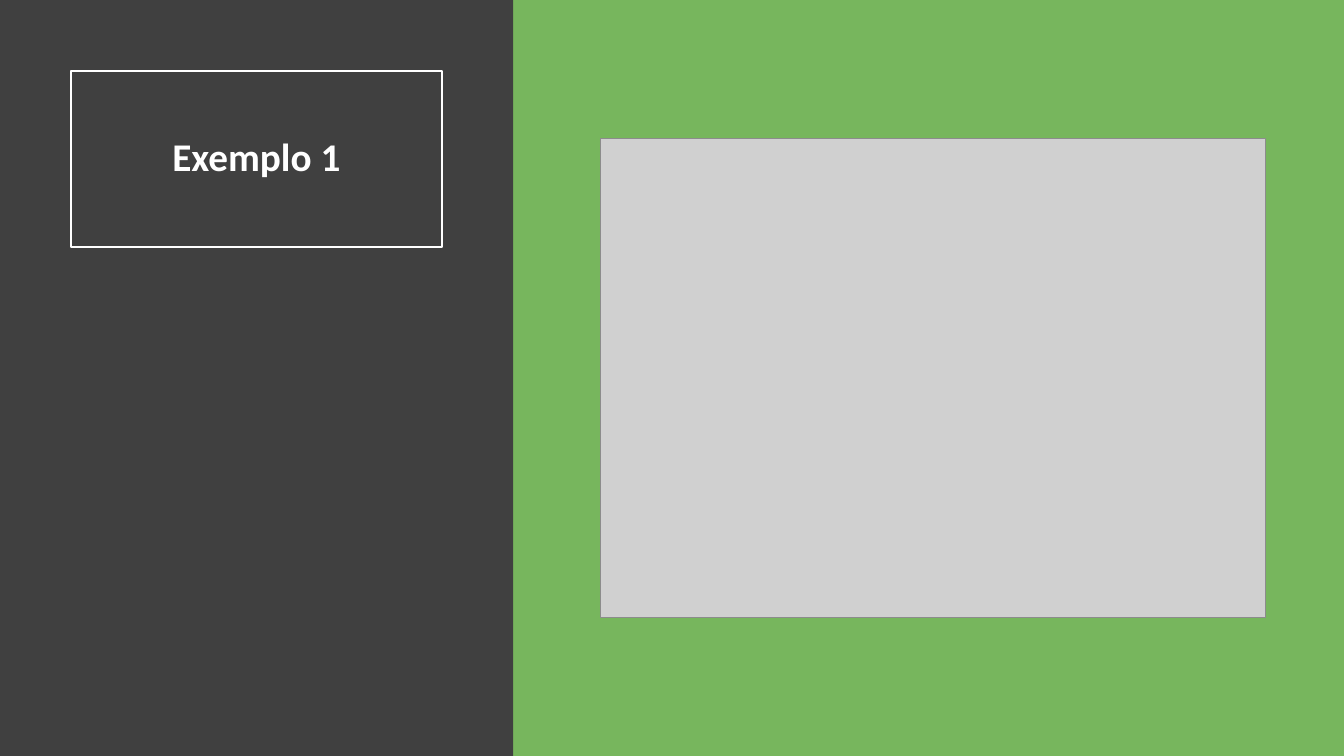
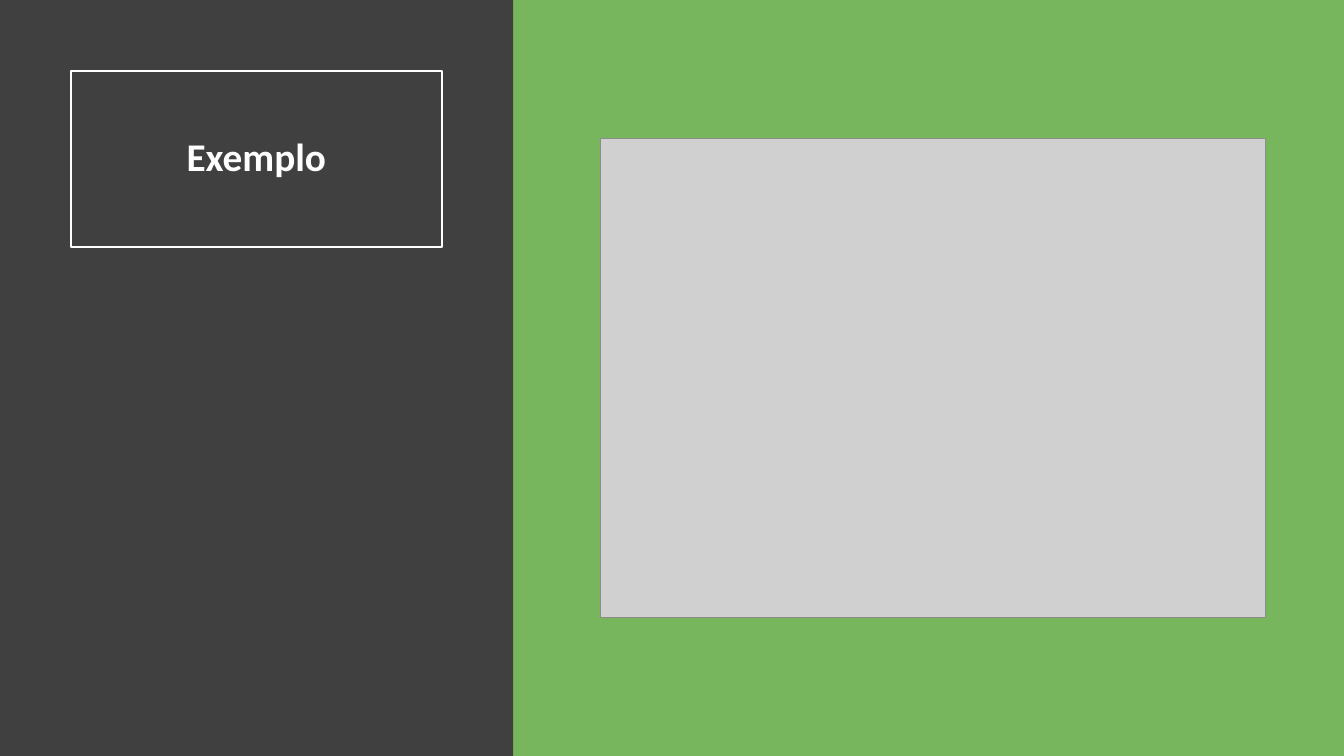
Before and after one commit to daniloabranches/2020-02-11-node.js, a slide deck: slide 4 of documentos/Node.js.pptx. Drawn at 1344x756 pixels with LibreOffice and Linux fonts; fonts in the diff are those of the drawing; grey boxes stand for pictures. Boxes give left, top, right and bottom in pixels: in the first picture for what was removed or moved away, otherwise in the second. Text is boxed around its words. In the diff, an @@ line names an element or a change of style, - is before the commit and + after.

```diff
--- a/documentos/Node.js.pptx
+++ b/documentos/Node.js.pptx
@@ title at (187,143,326,177): text changed @@
-Exemplo 1
+Exemplo
```
Also in this commit, not shown: 1 other slide changed, 1 slide removed, 7 other files.
